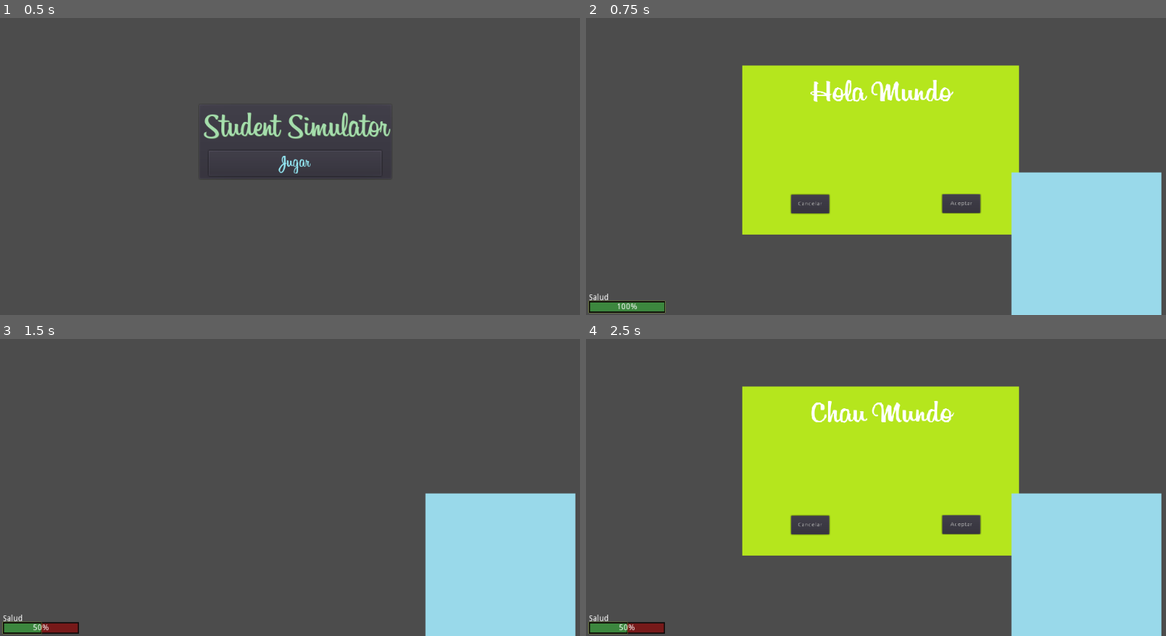
Above: before the commit, frames 1-4 (two rows, left to right).
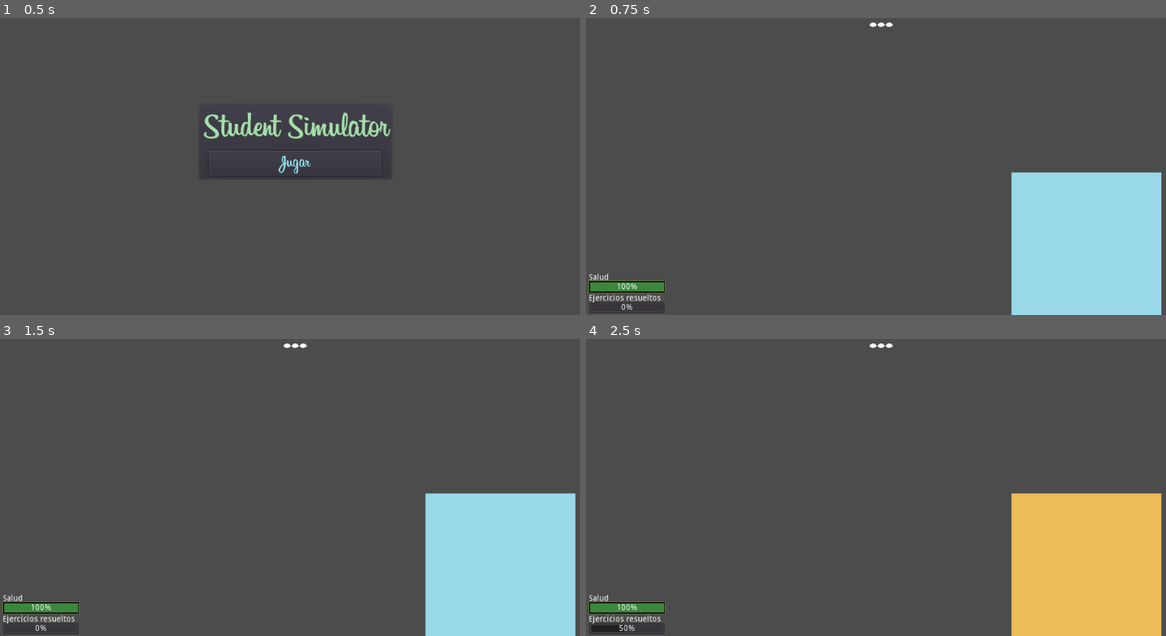
Above: after the commit, the same moments.

Repository: TraumaGames/StudentSimulator-TraumaGames
Game: Godot game, scene res://Main.tscn
The game is run twice, just before and just after one commit, with the same random seed, the same clock (stepped at 60 frames per second) and the same inputs.
Inputs (mouse positions are in pixels of both pictures, inside the frame that each line leads up to):
- Up to frame 1 (0.5 s): no input
- Up to frame 2 (0.75 s): click "Jugar" at 0.5 s
- Up to frame 3 (1.5 s): click (377, 523) at 1.25 s, where only the run before the commit has a clickable "Aceptar"
- Up to frame 4 (2.5 s): click (818, 526) at 2 s, where only the run after the commit has a clickable "Seguir estudiando"

Frame 1 is identical in both runs. In frame 2, 28% of the frame differs, in the area x 0-75%, y 1-100%; in frame 3, 1.3%; in frame 4, 40%, in the area x 0-100%, y 1-100%.

Commit message:
Se agregó una historia al juego

Diff:
--- a/Entities/Card/Card.gd
+++ b/Entities/Card/Card.gd
@@ -2,33 +2,33 @@
 class_name Card
 
 signal close_card
+signal game_finished
 
 onready var label: Label = $Text
 onready var buttonAccept: Button = $Accept
 onready var buttonCancel: Button = $Cancel
-var stats_update_accept = {}
-var stats_update_cancel = {}
-var timer:Timer
+var card_information: CardInformation
 
-func initialize_timer(timer):
-	self.timer=timer
+func set_information(information: CardInformation):
+	card_information = information
+	if information != null:
+		update_values(information.text, information.textAccept, information.textCancel)
+	else:
+		emit_signal("game_finished")
 
-
-
-func update_values(text, textAccept, textCancel, stats_accept, stats_cancel):
-	timer.stop()
+func update_values(text, textAccept, textCancel):
 	label.text = text
 	buttonAccept.text = textAccept
 	buttonCancel.text = textCancel
-	stats_update_accept = stats_accept
-	stats_update_cancel = stats_cancel
 
 func _on_Accept_pressed():
 	self.hide()
-	emit_signal("close_card", stats_update_accept)
-	timer.start()
+	var old_information = card_information
+	set_information(card_information.next_card_accept)
+	emit_signal("close_card", old_information.stats_accept)
 
 func _on_Cancel_pressed():
 	self.hide()
-	emit_signal("close_card", stats_update_cancel)
-	timer.start()
+	var old_information = card_information
+	set_information(card_information.next_card_cancel)
+	emit_signal("close_card", old_information.stats_cancel)
--- a/Entities/Card/Card.tscn
+++ b/Entities/Card/Card.tscn
@@ -1,11 +1,11 @@
 [gd_scene load_steps=5 format=2]
 
-[ext_resource path="res://assets/art/card.PNG" type="Texture" id=1]
+[ext_resource path="res://assets/art/card/card.PNG" type="Texture" id=1]
 [ext_resource path="res://assets/fonts/Billabong-font.ttf" type="DynamicFontData" id=2]
 [ext_resource path="res://Entities/Card/Card.gd" type="Script" id=3]
 
 [sub_resource type="DynamicFont" id=1]
-size = 82
+size = 45
 font_data = ExtResource( 2 )
 
 [node name="Card" type="Sprite"]
@@ -20,9 +20,9 @@
 margin_right = 282.151
 margin_bottom = 96.0
 custom_fonts/font = SubResource( 1 )
-text = "Dedicate a otra cosa |
-Na mentira"
+text = "Dedicate a otra cosa | Na mentira"
 align = 1
+autowrap = true
 __meta__ = {
 "_edit_use_anchors_": false
 }
--- /dev/null
+++ b/Entities/Card/CardInformation/CardInformation.gd
@@ -0,0 +1,19 @@
+extends Node
+class_name CardInformation
+
+var next_card_accept: CardInformation
+var next_card_cancel: CardInformation
+var text: String
+var textAccept: String
+var textCancel: String
+var stats_accept: Dictionary = {}
+var stats_cancel: Dictionary = {}
+
+func initialize(text, textAccept, textCancel, statsAccept, statsCancel, card_accept: CardInformation=null, card_cancel: CardInformation=null):
+	self.text = text
+	self.textAccept = textAccept
+	self.textCancel = textCancel
+	self.stats_accept = statsAccept
+	self.stats_cancel = statsCancel
+	next_card_accept = card_accept
+	next_card_cancel = card_cancel
--- /dev/null
+++ b/Entities/Card/CardInformation/CardInformation.tscn
@@ -0,0 +1,6 @@
+[gd_scene load_steps=2 format=2]
+
+[ext_resource path="res://Entities/Card/CardInformation/CardInformation.gd" type="Script" id=1]
+
+[node name="CardInformation" type="Node"]
+script = ExtResource( 1 )
--- a/Entities/HUD/HUD.gd
+++ b/Entities/HUD/HUD.gd
@@ -1,8 +1,10 @@
 extends CanvasLayer
+class_name HUD
 
 signal start_game
 
 onready var hud_container: Node = $CenterContainer
+onready var wait_label: Node = $WaitLabel
 
 func _ready():
 	pass
@@ -14,3 +16,9 @@
 func _on_StartButton_pressed():
 	hud_container.hide()
 	emit_signal("start_game")
+
+func wait():
+	wait_label.show()
+
+func stop_wait():
+	wait_label.hide()
--- a/Entities/HUD/HUD.tscn
+++ b/Entities/HUD/HUD.tscn
@@ -7,6 +7,10 @@
 [sub_resource type="DynamicFont" id=1]
 size = 60
 outline_color = Color( 0.0507813, 0.0330772, 0.0330772, 1 )
+font_data = ExtResource( 2 )
+
+[sub_resource type="DynamicFont" id=2]
+size = 72
 font_data = ExtResource( 2 )
 
 [node name="HUD" type="CanvasLayer"]
@@ -58,4 +62,17 @@
 margin_bottom = 44.0
 text = "Jugar"
 
+[node name="WaitLabel" type="Label" parent="."]
+visible = false
+margin_left = 342.243
+margin_top = 39.0
+margin_right = 682.243
+margin_bottom = 93.0
+custom_fonts/font = SubResource( 2 )
+text = "..."
+align = 1
+__meta__ = {
+"_edit_use_anchors_": false
+}
+
 [connection signal="pressed" from="CenterContainer/PanelContainer/VBoxContainer/Buttons/StartButton" to="." method="_on_StartButton_pressed"]
--- a/Entities/Player/Player.gd
+++ b/Entities/Player/Player.gd
@@ -3,17 +3,30 @@
 
 signal stats_change
 
+export var texture_1: Texture
+export var texture_2: Texture
+
 var statBarsManager
 
-var stats = {"Salud": 100}
+var stats = {
+	"Salud": 100,
+	"Ejercicios": 0
+	}
 
 func initialize(statBarsManager):
 	self.statBarsManager = statBarsManager
 	emit_signal("stats_change", stats)
 
+func _update_texture():
+	if texture == texture_1:
+		texture = texture_2
+	else:
+		texture = texture_1
+
 func update_stats(stats_update):
-	var new_stats = {}
-	for stat in stats.keys():
-		new_stats[stat] = stats[stat] + stats_update[stat]
+	var new_stats = stats
+	for stat in stats_update.keys():
+		new_stats[stat] = clamp(stats[stat] + stats_update[stat], 0, 100)
 	stats = new_stats
+	_update_texture()
 	emit_signal("stats_change", stats)
--- a/Entities/Player/Player.tscn
+++ b/Entities/Player/Player.tscn
@@ -1,8 +1,11 @@
-[gd_scene load_steps=3 format=2]
+[gd_scene load_steps=4 format=2]
 
-[ext_resource path="res://assets/art/Player_1.PNG" type="Texture" id=1]
+[ext_resource path="res://assets/art/player/Player_1.PNG" type="Texture" id=1]
 [ext_resource path="res://Entities/Player/Player.gd" type="Script" id=2]
+[ext_resource path="res://assets/art/player/Player_2.png" type="Texture" id=3]
 
 [node name="Player" type="Sprite"]
 texture = ExtResource( 1 )
 script = ExtResource( 2 )
+texture_1 = ExtResource( 1 )
+texture_2 = ExtResource( 3 )
--- a/Entities/StatBar/StatBar.gd
+++ b/Entities/StatBar/StatBar.gd
@@ -12,7 +12,7 @@
 func _set_bar_name(new_name: String):
 	bar_name = new_name
 	if barName != null:
-		barName.text = new_name
+		barName.text = bar_name
 
 func _get_bar_name():
 	return bar_name
@@ -20,7 +20,7 @@
 func _set_value(new_value: float):
 	value = new_value
 	if barName != null:
-		bar.value = new_value
+		bar.value = value
 
 func _get_value():
 	return value
--- a/Entities/StatBarsManager/StatBarsManager.gd
+++ b/Entities/StatBarsManager/StatBarsManager.gd
@@ -1,7 +1,10 @@
 extends Control
 class_name StatBarsManager
 
-onready var statBars = {"Salud": $HealthBar}
+onready var statBars = {
+	"Salud": $HealthBar,
+	"Ejercicios": $ExercisesBar
+	}
 
 func update_stats(stats):
 	for stat in stats.keys():
--- a/Entities/StatBarsManager/StatBarsManager.tscn
+++ b/Entities/StatBarsManager/StatBarsManager.tscn
@@ -2,7 +2,7 @@
 
 [ext_resource path="res://Entities/StatBarsManager/StatBarsManager.gd" type="Script" id=1]
 [ext_resource path="res://Entities/StatBar/StatBar.tscn" type="PackedScene" id=2]
-[ext_resource path="res://healthBarTheme/health_theme.tres" type="Theme" id=3]
+[ext_resource path="res://Entities/StatBarsManager/health_theme.tres" type="Theme" id=3]
 
 [node name="StatBarsManager" type="Control"]
 script = ExtResource( 1 )
@@ -14,3 +14,8 @@
 theme = ExtResource( 3 )
 bar_name = "Salud"
 value = 50.0
+
+[node name="ExercisesBar" parent="." instance=ExtResource( 2 )]
+margin_top = 36.0
+margin_bottom = 50.0
+bar_name = "Ejercicios resueltos"
--- a/Main.gd
+++ b/Main.gd
@@ -1,55 +1,47 @@
 extends Node
 
+export var cardInformationScene: PackedScene
+onready var hud: HUD = $HUD
 onready var card: Card = $Card
 onready var player: Player = $Player
 onready var stat_bars_manager: StatBarsManager = $StatBarsManager
 onready var timer :Timer =$Timer
+var cards: Array = []
 
-var index= 0
+var index = 0
 
 func _ready():
+	create_cards()
+	card.set_information(cards[0])
 	player.initialize(stat_bars_manager)
-	run_timer(1.0)
-	card.initialize_timer(timer)
-
-
-func run_timer(time):
-	timer.set_wait_time(time)
-	timer.set_timer_process_mode(0)
-	timer.connect("timeout",self,"_on_Timer_timeout")
-
-
-
 
 func _on_HUD_start_game():
-	card.update_values("Hola Mundo", "Aceptar", "Cancelar", {"Salud":-50}, {"Salud": -10})
-	card.show()
+	hud.wait()
 	player.show()
 	stat_bars_manager.show()
+	timer.start()
 
 func _on_Card_close_card(stats_update):
 	player.update_stats(stats_update)
-
+	if card.card_information != null:
+		hud.wait()
+		timer.start()
 
 func _on_Player_stats_change(stats):
 	stat_bars_manager.update_stats(stats)
 
+func create_cards():
+	for i in range(5):
+		cards.append(cardInformationScene.instance())
+	cards[0].initialize("Estás en etapas de full parciales, tenés que prepararte para Matemática 2, pero te llamaron a salir un rato a la plaza ¿Cuál es tu decisión?", "Salir a despejarme", "Seguir estudiando", {"Ejercicios": 0}, {"Ejercicios": +50}, cards[1], cards[2])
+
+	cards[1].initialize("Elegiste salir un rato y volver a retomar, pero te invitaron a ir a Birgarden a tomar un par de birras, ¿Cuál es tu decisión?", "Irse de gira", "Meterle al estudio", {"Ejercicios": 0}, {"Ejercicios": +75}, cards[3], cards[4])
+	cards[2].initialize("Practicaste 2 de 4 ejercicios, agarrás tu celular y te volvieron a invitar, pero a Birgarden a tomar un par de birras un rato, ¿Cuál es tu decisión?", "Irse de gira", "Meterle al estudio", {"Ejercicios": 0}, {"Ejercicios": +25}, cards[3], cards[4])
+
+	cards[3].initialize("Ya estás alegre, y no queres parar, pero estas a tiempo de volver, ¿Cuál es tu decisión?", "Escabiar hasta desfallecer", "Estudiar hasta desfallecer", {"Ejercicios": 0}, {"Ejercicios": +25})
+
+	cards[4].initialize("Ya practicaste 3 de 4 ejercicios, pero que tus amigos te insisten una vez más, ¿Cuál es tu decisión?", "Ortivarte", "Dártela en la pera", {"Ejercicios": +25}, {"Ejercicios": 0}, null, cards[3])
 
 func _on_Timer_timeout():
-	match index:
-		0:
-			card.update_values("Chau Mundo", "Aceptar", "Cancelar", {"Salud":-50}, {"Salud": -10})
-			card.show()
-			next_index()
-		1:
-			card.update_values("Sale Dejar videojuegos", "Si", "No", {"Salud":+50}, {"Salud": -80})
-			card.show()
-			next_index()
-
-		2:
-			card.update_values("Te gusta Godot?", "Si", "No", {"Salud":+100}, {"Salud": -99})
-			card.show()
-			next_index()
-
-func next_index():
-	index+=1
+	card.show()
+	hud.stop_wait()
--- a/Main.tscn
+++ b/Main.tscn
@@ -1,13 +1,15 @@
-[gd_scene load_steps=6 format=2]
+[gd_scene load_steps=7 format=2]
 
 [ext_resource path="res://Entities/HUD/HUD.tscn" type="PackedScene" id=1]
 [ext_resource path="res://Entities/Card/Card.tscn" type="PackedScene" id=2]
 [ext_resource path="res://Main.gd" type="Script" id=3]
 [ext_resource path="res://Entities/Player/Player.tscn" type="PackedScene" id=4]
 [ext_resource path="res://Entities/StatBarsManager/StatBarsManager.tscn" type="PackedScene" id=5]
+[ext_resource path="res://Entities/Card/CardInformation/CardInformation.tscn" type="PackedScene" id=6]
 
 [node name="Main" type="Node"]
 script = ExtResource( 3 )
+cardInformationScene = ExtResource( 6 )
 
 [node name="HUD" parent="." instance=ExtResource( 1 )]
 
@@ -21,11 +23,12 @@
 [node name="StatBarsManager" parent="." instance=ExtResource( 5 )]
 visible = false
 margin_left = 5.0
-margin_top = 563.0
+margin_top = 528.0
 margin_right = 5.0
-margin_bottom = 563.0
+margin_bottom = 528.0
 
 [node name="Timer" type="Timer" parent="."]
+one_shot = true
 
 [connection signal="start_game" from="HUD" to="." method="_on_HUD_start_game"]
 [connection signal="close_card" from="Card" to="." method="_on_Card_close_card"]
--- a/project.godot
+++ b/project.godot
@@ -14,6 +14,16 @@
 "language": "GDScript",
 "path": "res://Entities/Card/Card.gd"
 }, {
+"base": "Node",
+"class": "CardInformation",
+"language": "GDScript",
+"path": "res://Entities/Card/CardInformation/CardInformation.gd"
+}, {
+"base": "CanvasLayer",
+"class": "HUD",
+"language": "GDScript",
+"path": "res://Entities/HUD/HUD.gd"
+}, {
 "base": "Sprite",
 "class": "Player",
 "language": "GDScript",
@@ -26,6 +36,8 @@
 } ]
 _global_script_class_icons={
 "Card": "",
+"CardInformation": "",
+"HUD": "",
 "Player": "",
 "StatBarsManager": ""
 }
Not shown: 1 places in Entities/HUD/HUD.tscn that only renumber resources
Renamed: healthBarTheme/health_theme.tres -> Entities/StatBarsManager/health_theme.tres
Renamed: assets/art/card.PNG -> assets/art/card/card.PNG
Not shown, changed: assets/art/card/card.PNG.import
Renamed: assets/art/Player_1.PNG -> assets/art/player/Player_1.PNG
Not shown, changed: assets/art/player/Player_1.PNG.import
Renamed: assets/art/Player_2.png -> assets/art/player/Player_2.png
Not shown, changed: assets/art/player/Player_2.png.import
